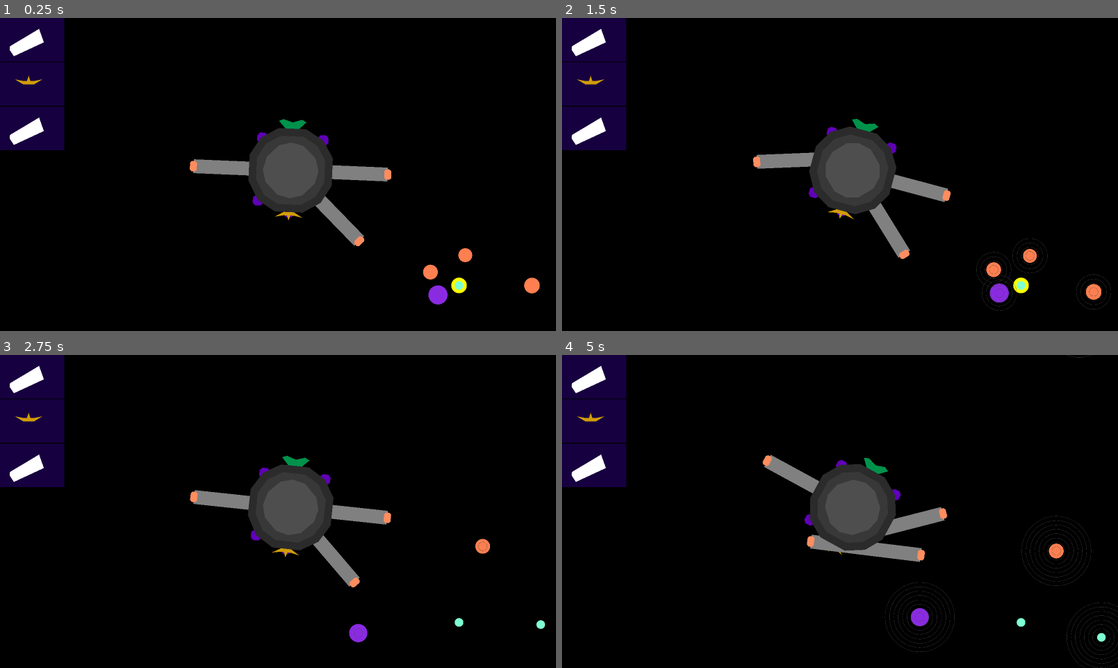
Above: before the commit, frames 1-4 (two rows, left to right).
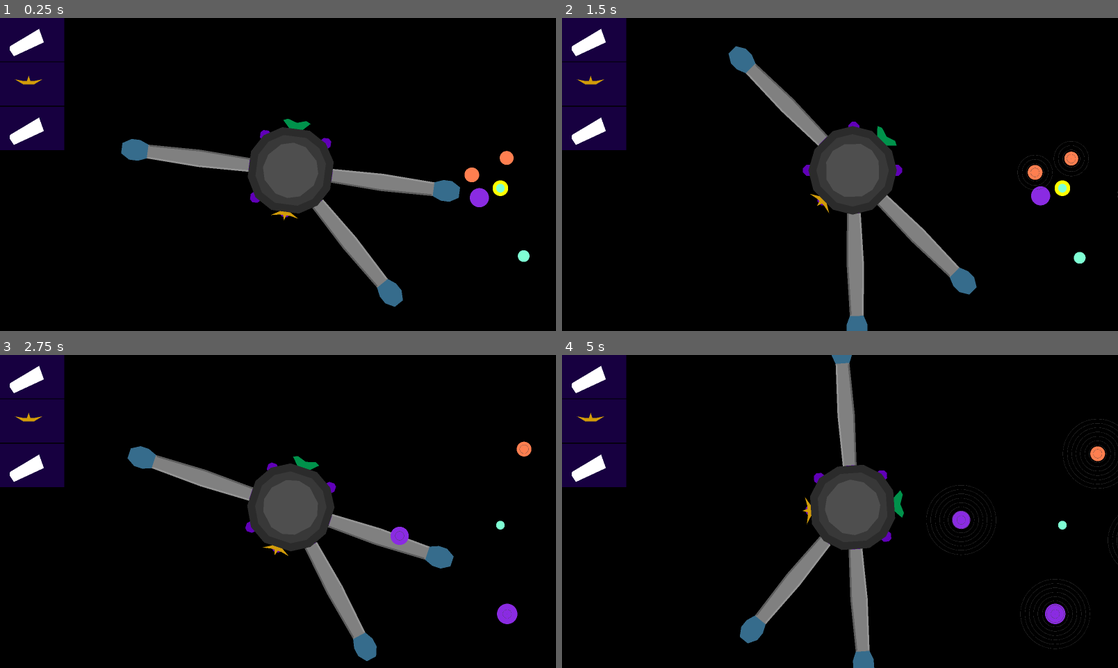
Above: after the commit, the same moments.

Repository: opensourceame/tins-2026
Game: Godot game, scene res://main.tscn
The game is run twice, just before and just after one commit, with the same random seed, the same clock (stepped at 60 frames per second) and the same inputs.
Inputs (mouse positions are in pixels of both pictures, inside the frame that each line leads up to):
- Up to frame 1 (0.25 s): no input
- Up to frame 2 (1.5 s): tap Enter at 0.5 s; drag from (762, 161) to (856, 127) at 0.52 s; drag from (789, 118) to (845, 212) at 1.27 s
- Up to frame 3 (2.75 s): move the mouse to (378, 539) at 2.02 s; tap R at 2.1 s; click (378, 539) at 2.17 s
- Up to frame 4 (5 s): drag from (845, 505) to (673, 464) at 2.77 s; drag from (845, 583) to (762, 486) at 3.52 s; drag from (906, 514) to (834, 467) at 4.27 s

The runs differ from the first frame. In frame 1, 4.8% of the frame differs, in the area x 21-98%, y 32-93%; in frame 2, 6.8%, in the area x 29-100%, y 8-100%; in frame 3, 5.9%; in frame 4, 6.8%.

Commit message:
moon traps launch and orbit intelligent planets

Diff:
--- a/detector_dish.gd
+++ b/detector_dish.gd
@@ -29,7 +29,10 @@
     detector_dish.intelligence_detected.connect(detected_intelligence)
 
 func detected_intelligence(planet):
-    print("SPICA: detected intelligent planet ", planet)
+    if planet.has_moon_trap:
+        return
+
+    print("SPICA: detected new intelligent planet ", planet)
     intelligent_planets.append(planet)
     if spica:
         spica.register_intelligent_planet(planet)
--- a/habitat.gd
+++ b/habitat.gd
@@ -1,67 +1,2 @@
 class_name Habitat
 extends Node2D
-
-const SNAP_DISTANCE: float = 48.0
-
-@onready var drag_handle_left: Area2D = $DragHandleLeft
-@onready var drag_handle_right: Area2D = $DragHandleRight
-
-var dragging: bool = false
-var active_handle_is_left: bool = false
-
-func _ready():
-    drag_handle_left.input_event.connect(_on_handle_input.bind(true))
-    drag_handle_right.input_event.connect(_on_handle_input.bind(false))
-
-func _on_handle_input(viewport: Node, event: InputEvent, shape_idx: int, is_left: bool):
-    if event is InputEventMouseButton and event.button_index == MOUSE_BUTTON_LEFT:
-        if event.pressed:
-            dragging = true
-            active_handle_is_left = is_left
-        elif dragging:
-            dragging = false
-            try_snap()
-
-func _input(event: InputEvent):
-    if dragging and event is InputEventMouseMotion:
-        var mouse_global = get_global_mouse_position()
-        var angle_to_mouse = (mouse_global - global_position).angle()
-        if active_handle_is_left:
-            rotation = angle_to_mouse - PI
-        else:
-            rotation = angle_to_mouse
-
-func try_snap():
-    var handle_pos = _get_active_handle_global_position()
-    var anchors = _get_anchors()
-    if anchors.is_empty():
-        return
-
-    var best_anchor = null
-    var best_dist = SNAP_DISTANCE
-
-    for anchor in anchors:
-        var d = handle_pos.distance_to(anchor.global_position)
-        if d < best_dist:
-            best_dist = d
-            best_anchor = anchor
-
-    if best_anchor:
-        var angle_to_anchor = (best_anchor.global_position - global_position).angle()
-        if active_handle_is_left:
-            rotation = angle_to_anchor - PI
-        else:
-            rotation = angle_to_anchor
-
-func _get_active_handle_global_position() -> Vector2:
-    var offset = Vector2(-480.0, 0.0) if active_handle_is_left else Vector2(480.0, 0.0)
-    return global_position + offset.rotated(rotation)
-
-func _get_anchors() -> Array:
-    var parent = get_parent()
-    if not parent:
-        return []
-    var anchors_node = parent.get_node_or_null("Anchors")
-    if not anchors_node:
-        return []
-    return anchors_node.get_children()
--- a/habitat.tscn
+++ b/habitat.tscn
@@ -1,39 +1,25 @@
 [gd_scene format=3 uid="uid://cuurv4iclj7d"]
 
 [ext_resource type="Script" uid="uid://d8x66fy0pp2l" path="res://habitat.gd" id="1_dtqah"]
-
-[sub_resource type="RectangleShape2D" id="RectangleShape2D_15mlb"]
-size = Vector2(128.3559, 128)
 
 [node name="Habitat" type="Node2D" unique_id=1005623594]
 scale = Vector2(0.49815243, 0.49815243)
 script = ExtResource("1_dtqah")
 
 [node name="LivingTube" type="Polygon2D" parent="." unique_id=1545004563]
+position = Vector2(5.982571e-08, -513.899)
 rotation = 1.5693394
 color = Color(0.5033745, 0.5033746, 0.5033746, 1)
 polygon = PackedVector2Array(-512, -64, 512, -64, 512, 64, -512, 64)
 
-[node name="DragHandleLeft" type="Area2D" parent="." unique_id=1135507061]
-rotation = -0.0017455168
+[node name="Polygon2D" type="Polygon2D" parent="." unique_id=356235090]
+color = Color(0.21546689, 0.42633316, 0.55226845, 1)
+polygon = PackedVector2Array(-64.237366, -947.50116, -96.35605, -1027.7979, -96.35605, -1108.0946, -48.178024, -1188.3912, 48.178024, -1188.3912, 96.35605, -1108.0946, 96.35605, -1027.7979, 64.237366, -947.50116)
 
-[node name="CollisionShape2D" type="CollisionShape2D" parent="DragHandleLeft" unique_id=1553110146]
-position = Vector2(0.844214, -449.7171)
-scale = Vector2(1.0000001, 1.0000001)
-shape = SubResource("RectangleShape2D_15mlb")
+[node name="Polygon2D2" type="Polygon2D" parent="." unique_id=180569048]
+color = Color(0.36094868, 0.36094868, 0.36094865, 1)
+polygon = PackedVector2Array(64.237366, -947.50116, 48.178024, -931.4418, 64.237366, -465.7209, 48.178024, 0, 64.237366, 0, 80.29671, -465.7209)
 
-[node name="Attach" type="Polygon2D" parent="DragHandleLeft" unique_id=1312461050]
-rotation = -1.5707964
-color = Color(1, 0.5558862, 0.3762919, 1)
-polygon = PackedVector2Array(-546.0176, -32.118683, -529.95825, -48.178024, -497.8396, -48.178024, -481.78024, -32.118683, -481.78024, 32.118683, -497.8396, 48.178024, -529.95825, 48.178024, -546.0176, 32.118683)
-
-[node name="DragHandleRight" type="Area2D" parent="." unique_id=653274782]
-
-[node name="CollisionShape2D" type="CollisionShape2D" parent="DragHandleRight" unique_id=1766758699]
-position = Vector2(0, 449.66156)
-shape = SubResource("RectangleShape2D_15mlb")
-
-[node name="Attach" type="Polygon2D" parent="DragHandleRight" unique_id=1964314421]
-rotation = 1.5707964
-color = Color(1, 0.5558862, 0.3762919, 1)
-polygon = PackedVector2Array(-546.0176, -32.118683, -529.95825, -48.178024, -497.8396, -48.178024, -481.78024, -32.118683, -481.78024, 32.118683, -497.8396, 48.178024, -529.95825, 48.178024, -546.0176, 32.118683)
+[node name="Polygon2D3" type="Polygon2D" parent="." unique_id=1886232600]
+color = Color(0.585062, 0.585062, 0.5850621, 1)
+polygon = PackedVector2Array(-64.237366, -947.50116, -48.178024, -931.4418, -64.237366, -465.7209, -48.178024, 0, -64.237366, 0, -80.29671, -465.7209)
--- a/hud.tscn
+++ b/hud.tscn
@@ -1,19 +1,23 @@
 [gd_scene format=3 uid="uid://dvewtmm6d837k"]
 
+[ext_resource type="Script" uid="uid://dd1hcajcvlc0a" path="res://hud/item_queue.gd" id="1_8sq4i"]
 [ext_resource type="PackedScene" uid="uid://dhj14hsfg1qgl" path="res://detector_dish.tscn" id="1_37p78"]
 [ext_resource type="PackedScene" uid="uid://cvdw12drwoc02" path="res://hud/place_item.tscn" id="1_64ctp"]
+[ext_resource type="Script" uid="uid://ckjkairqnp32d" path="res://hud/hud.gd" id="1_640wx"]
 
 [node name="HUD" type="CanvasLayer" unique_id=1601605167]
+script = ExtResource("1_640wx")
 
-[node name="Container" type="Control" parent="." unique_id=135557051]
+[node name="ItemQueue" type="Control" parent="." unique_id=135557051]
 layout_mode = 3
 anchors_preset = 0
 offset_right = 296.0
 offset_bottom = 1446.0
 size_flags_horizontal = 0
 size_flags_vertical = 3
+script = ExtResource("1_8sq4i")
 
-[node name="VBoxContainer" type="VBoxContainer" parent="Container" unique_id=1424261492]
+[node name="VBoxContainer" type="VBoxContainer" parent="ItemQueue" unique_id=1424261492]
 layout_mode = 1
 anchors_preset = 15
 anchor_right = 1.0
@@ -23,22 +27,22 @@
 size_flags_horizontal = 3
 size_flags_vertical = 3
 
-[node name="PlaceItem" parent="Container/VBoxContainer" unique_id=75211346 instance=ExtResource("1_64ctp")]
+[node name="PlaceItem" parent="ItemQueue/VBoxContainer" unique_id=75211346 instance=ExtResource("1_64ctp")]
 layout_mode = 2
 
-[node name="Polygon2D" type="Polygon2D" parent="Container/VBoxContainer/PlaceItem" unique_id=1803385402]
+[node name="Polygon2D" type="Polygon2D" parent="ItemQueue/VBoxContainer/PlaceItem" unique_id=1803385402]
 position = Vector2(12, 28)
 polygon = PackedVector2Array(34, 102, 168, 22, 190, 84, 52, 148, 32, 118)
 
-[node name="PlaceItem4" parent="Container/VBoxContainer" unique_id=645623417 instance=ExtResource("1_64ctp")]
+[node name="PlaceItem4" parent="ItemQueue/VBoxContainer" unique_id=645623417 instance=ExtResource("1_64ctp")]
 layout_mode = 2
 
-[node name="DetectorDish" parent="Container/VBoxContainer/PlaceItem4" unique_id=1305556712 instance=ExtResource("1_37p78")]
+[node name="DetectorDish" parent="ItemQueue/VBoxContainer/PlaceItem4" unique_id=1305556712 instance=ExtResource("1_37p78")]
 position = Vector2(132, 102)
 
-[node name="PlaceItem5" parent="Container/VBoxContainer" unique_id=1201600971 instance=ExtResource("1_64ctp")]
+[node name="PlaceItem5" parent="ItemQueue/VBoxContainer" unique_id=1201600971 instance=ExtResource("1_64ctp")]
 layout_mode = 2
 
-[node name="Polygon2D" type="Polygon2D" parent="Container/VBoxContainer/PlaceItem5" unique_id=101775311]
+[node name="Polygon2D" type="Polygon2D" parent="ItemQueue/VBoxContainer/PlaceItem5" unique_id=101775311]
 position = Vector2(12, 28)
 polygon = PackedVector2Array(34, 102, 168, 22, 190, 84, 52, 148, 32, 118)
--- /dev/null
+++ b/hud/hud.gd
@@ -0,0 +1,4 @@
+class_name HUD
+extends CanvasLayer
+
+@onready var item_queue: ItemQueue = $ItemQueue
--- /dev/null
+++ b/hud/item_queue.gd
@@ -0,0 +1,12 @@
+class_name ItemQueue
+extends Control
+
+var items = []
+
+func _ready():
+    pass
+
+func add_item(type):
+    var item = Spawner.call(type)
+    $VBoxContainer.add_child(item)
+    items.append(item)
--- a/main.gd
+++ b/main.gd
@@ -33,6 +33,8 @@
     spica.add_component(spica.anchors[3], spawn.habitat())
     spica.add_component(spica.anchors[4], spawn.habitat())
 
+    hud.item_queue.add_item("habitat")
+
 func _input(event: InputEvent):
     if event is InputEventKey and event.pressed:
         if event.keycode == KEY_R:
--- a/main.tscn
+++ b/main.tscn
@@ -13,14 +13,8 @@
 [node name="Spica" parent="World" unique_id=841173338 instance=ExtResource("2_0xm2m")]
 position = Vector2(1338, 701)
 
-[node name="SolarSystem" parent="World" unique_id=210242942 instance=ExtResource("4_lquwl")]
-position = Vector2(186, -423)
-
-[node name="SolarSystem2" parent="World" unique_id=1570619885 instance=ExtResource("4_lquwl")]
-position = Vector2(2383, -355)
-
 [node name="SolarSystem3" parent="World" unique_id=500073210 instance=ExtResource("4_lquwl")]
-position = Vector2(2113.5208, 1230.3383)
+position = Vector2(2304, 783)
 
 [node name="Camera2D" type="Camera2D" parent="." unique_id=681715049]
 position = Vector2(1337.2241, 703.71356)
--- a/moon_trap.gd
+++ b/moon_trap.gd
@@ -1,15 +1,31 @@
 class_name MoonTrap
 extends CharacterBody2D
 
-enum State { IDLE, LAUNCHED }
+enum State { IDLE, LAUNCHED, ORBITING }
+
+@onready var moon: Node2D = $Moon
 
 var target
 var current_direction: Vector2
+var current_state = State.IDLE
 
 func _physics_process(delta: float) -> void:
-    if target:
-        current_direction = (target.global_position - global_position).normalize()
-        velocity = current_direction * 100
+    if target and current_state == State.LAUNCHED:
+        current_direction = (target.global_position - global_position).normalized()
 
-func launch(toward_target):
-    target = toward_target
+        velocity = current_direction * 400
+
+        moon.scale *= 0.999
+
+        move_and_slide()
+
+func launch():
+    current_state = State.LAUNCHED
+
+func orbit(planet):
+    current_state = State.ORBITING
+
+    reparent(planet)
+
+    var tween = create_tween()
+    tween.tween_property(moon, "scale", Vector2(0.1, 0.1), 2.0)
--- a/moon_trap.tscn
+++ b/moon_trap.tscn
@@ -2,9 +2,30 @@
 
 [ext_resource type="Script" uid="uid://ck7ffef6gb4qy" path="res://moon_trap.gd" id="1_wyfkj"]
 
+[sub_resource type="CircleShape2D" id="CircleShape2D_wyfkj"]
+radius = 80.0
+
 [node name="MoonTrap" type="CharacterBody2D" unique_id=1343835292]
 script = ExtResource("1_wyfkj")
 
-[node name="Polygon2D" type="Polygon2D" parent="." unique_id=1828561712]
-scale = Vector2(0.5795552, 1.1848434)
-polygon = PackedVector2Array(-151.84059, -148.54285, 41.41107, -162.04674, 276.0738, -135.03894, 427.9144, -60.767525, 414.1107, 108.03116, 179.44797, 202.55843, -82.82214, 202.55843, -303.68118, 135.03894, -372.69962, 20.255842, -317.48486, -94.52727)
+[node name="Moon" type="Node2D" parent="." unique_id=150272816]
+
+[node name="Polygon2D" type="Polygon2D" parent="Moon" unique_id=1828561712]
+scale = Vector2(0.1668691, 0.3356447)
+color = Color(0.79836637, 0.7983663, 0.7983663, 1)
+polygon = PackedVector2Array(-151.84059, -148.54285, 41.41107, -162.04674, 276.0738, -135.03894, 383.53412, -47.669453, 383.53412, 95.338905, 239.70883, 166.84308, 95.88353, 190.67781, -95.88353, 190.67781, -239.70883, 166.84308, -335.59235, 119.17363, -372.69962, 20.255842, -335.59235, -47.669453, -239.70883, -119.17363)
+
+[node name="Polygon2D2" type="Polygon2D" parent="Moon" unique_id=796768084]
+color = Color(0.7162962, 0.7162962, 0.7162962, 1)
+polygon = PackedVector2Array(-32, -32, -16, -40, -8, -24, -24, -24)
+
+[node name="Polygon2D3" type="Polygon2D" parent="Moon" unique_id=1933529906]
+color = Color(0.6317153, 0.63171524, 0.63171524, 1)
+polygon = PackedVector2Array(48, 24, 32, 40, 16, 48, 0, 48, 16, 40, 24, 32)
+
+[node name="Polygon2D4" type="Polygon2D" parent="Moon" unique_id=1630658711]
+color = Color(0.6521796, 0.65217966, 0.6521796, 1)
+polygon = PackedVector2Array(-24, 56, -8, 64, 8, 64, 32, 56, 48, 48, 56, 32, 56, 16, 48, 24, 40, 40, 24, 48, 0, 56)
+
+[node name="CollisionShape2D" type="CollisionShape2D" parent="." unique_id=869890642]
+shape = SubResource("CircleShape2D_wyfkj")
--- a/planet.gd
+++ b/planet.gd
@@ -2,11 +2,14 @@
 extends Node2D
 
 @onready var detect_area: Area2D = $PlanetDetectArea
+@onready var orbit_area: Area2D = $OrbitArea
 
 var size: int = 20
 var color: Color = Color.RED
 var distance_from_sun: int
 var has_advanced_life: bool = false
+var has_moon_trap: bool = false
+var rotation_speed = 10
 
 const COLOR_RANGES = {
     30: Color.AQUAMARINE,
@@ -23,7 +26,11 @@
 
     if has_advanced_life:
         detect_area.monitorable = true
+        orbit_area.body_entered.connect(_on_orbit_entered)
         add_child(BROADCASTING_COMPONENT.instantiate())
+
+func _physics_process(delta: float) -> void:
+    rotate(deg_to_rad(delta * rotation_speed))
 
 func _draw():
     draw_circle(Vector2.ZERO, size, color)
@@ -33,3 +40,11 @@
         if size < threshold:
             color = COLOR_RANGES[threshold]
             break
+
+func _on_orbit_entered(body):
+    if not body is MoonTrap:
+        return
+
+    has_moon_trap = true
+
+    body.orbit(self)
--- a/planet.tscn
+++ b/planet.tscn
@@ -4,6 +4,9 @@
 
 [sub_resource type="RectangleShape2D" id="RectangleShape2D_hbvo3"]
 size = Vector2(128, 128)
+
+[sub_resource type="CircleShape2D" id="CircleShape2D_1odxm"]
+radius = 96.332756
 
 [node name="Planet" type="Node2D" unique_id=1028212328]
 script = ExtResource("1_1odxm")
@@ -15,3 +18,9 @@
 
 [node name="CollisionShape2D" type="CollisionShape2D" parent="PlanetDetectArea" unique_id=877450189]
 shape = SubResource("RectangleShape2D_hbvo3")
+
+[node name="OrbitArea" type="Area2D" parent="." unique_id=1227362458]
+
+[node name="CollisionShape2D" type="CollisionShape2D" parent="OrbitArea" unique_id=1367162517]
+shape = SubResource("CircleShape2D_1odxm")
+debug_color = Color(9.62615e-08, 0.62907267, 0.4893219, 0.41960785)
--- a/solar_system.gd
+++ b/solar_system.gd
@@ -36,7 +36,7 @@
         var distance = randf_range(MIN_DISTANCE, MAX_DISTANCE)
 
         var planet: Planet = PLANET.instantiate()
-        planet.has_advanced_life = randf() > 0.1
+        planet.has_advanced_life = randf() > 0.3
         planet.distance_from_sun = distance
         planet.position = Vector2.RIGHT.rotated(angle) * distance
         planet.size = randi_range(MIN_SIZE, MAX_SIZE)
--- a/spica.gd
+++ b/spica.gd
@@ -1,7 +1,7 @@
 class_name Spica
 extends Node2D
 
-var rotation_speed = 10.0
+var rotation_speed = 30.0
 var intelligent_planets = []
 var anchors = []
 
@@ -31,6 +31,9 @@
 
     return c
 
-func _on_intelligence_detected():
-    # if there is a trap component, call the build function on it
-    return
+func _on_intelligence_detected(planet):
+    for a in anchors:
+        for child in a.get_children():
+            if child is TrapLauncher:
+                child.build(planet)
+                return
--- a/spica/trap_launcher.gd
+++ b/spica/trap_launcher.gd
@@ -1,10 +1,52 @@
 class_name TrapLauncher
 extends Node2D
 
+const TRAP_BUILD_TIME     = 5.0
+const TRAP_BUILD_COOLDOWN = 10.0
+
+@onready var build_marker: Marker2D = $BuildMarker
+
 var trap: MoonTrap
+var building: bool = false
+var build_cooldown = 0.0
 
 func _ready():
+    SignalBus.intelligence_detected.connect(_on_intelligence_detected)
+
+func _physics_process(delta: float) -> void:
+    if build_cooldown > 0:
+        build_cooldown -= delta
+
+func build(target_planet):
+    if building or build_cooldown > 0:
+        return
+
+    building = true
+    trap = Spawner.moon_trap()
+    trap.target = target_planet
+    build_marker.add_child(trap)
+    trap.scale = Vector2.ONE * 0.1
+    var tween = create_tween()
+    tween.tween_property(trap, "scale", Vector2.ONE, TRAP_BUILD_TIME)
+    tween.finished.connect(_on_build_finished)
+
+func _on_build_finished():
+    building = false
+
+    trap.reparent(get_tree().current_scene.world)
+
+    var spica = find_parent("Spica") as Spica
+    var spica_pos = spica.global_position if spica else trap.global_position
+    var direction = (trap.global_position - spica_pos).normalized()
+    var distance = randf_range(200, 400)
+    var hold_position = spica_pos + direction * distance
+    var tween = create_tween()
+    tween.tween_property(trap, "global_position", hold_position, 2.0)
+    tween.tween_callback(trap.launch)
+
+    build_cooldown = TRAP_BUILD_COOLDOWN
+
+func _on_intelligence_detected(planet):
     pass
-
-func start_building():
-    trap = Spawner.moon_trap()
+    #if planet == target_planet:
+        #trap.launch(planet)
--- a/spica/trap_launcher.tscn
+++ b/spica/trap_launcher.tscn
@@ -9,3 +9,6 @@
 scale = Vector2(0.16563927, 0.16563927)
 color = Color(2.2862107e-06, 0.57361007, 0.29421443, 1)
 polygon = PackedVector2Array(0, 0, -192, 0, -384, -200, -256, -256, 4, -173, 256, -256, 384, -192, 192, 0)
+
+[node name="BuildMarker" type="Marker2D" parent="." unique_id=1574256737]
+position = Vector2(0, -64)
Not shown, added: hud/hud.gd.uid
Not shown, added: hud/item_queue.gd.uid
Not shown, changed: IDEAS.md
Not shown, changed: TODO.md
